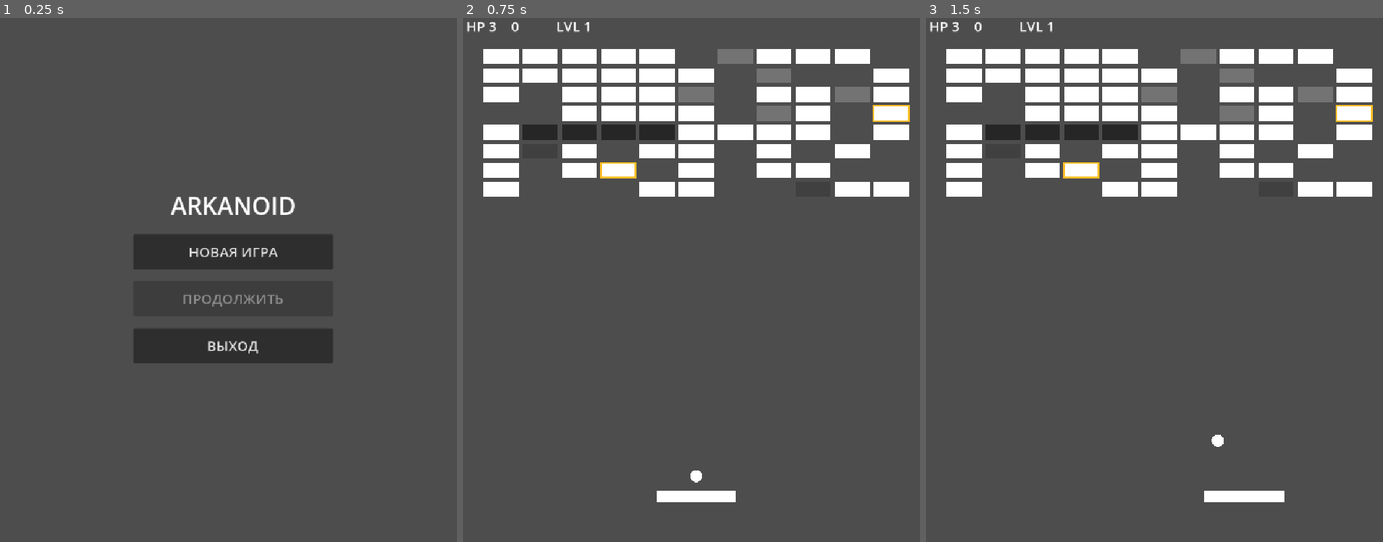
Above: before the commit, frames 1-3 (left to right).
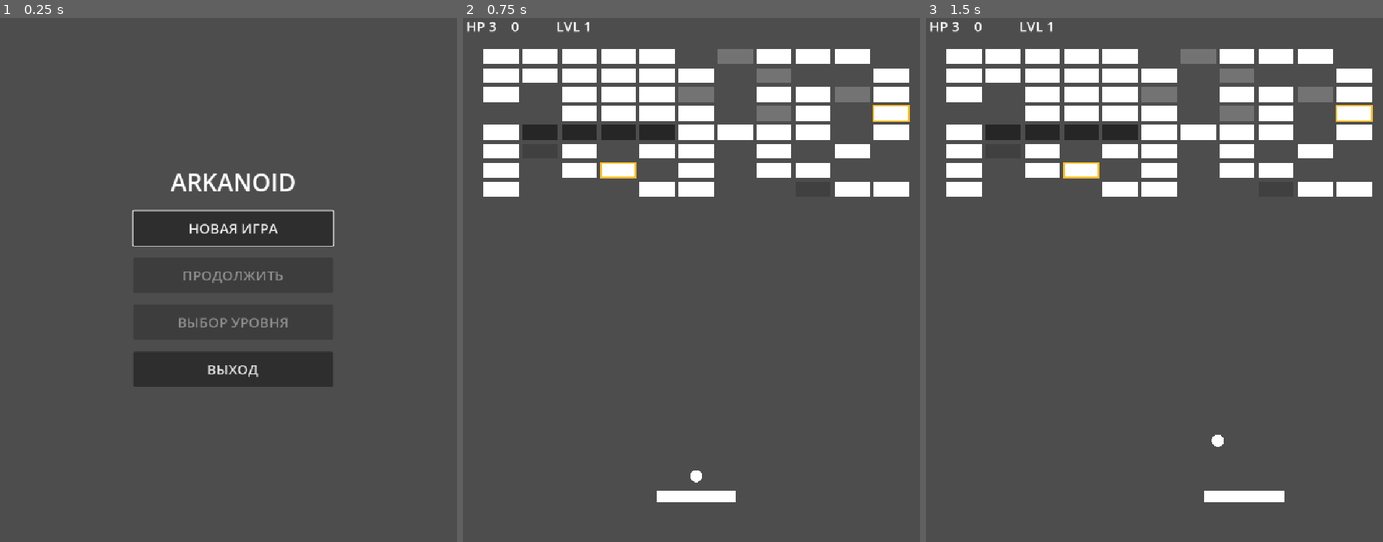
Above: after the commit, the same moments.

Repository: Ardarik421/arkanoid
Game: Godot game, scene res://scenes/main_menu.tscn
The game is run twice, just before and just after one commit, with the same random seed, the same clock (stepped at 60 frames per second) and the same inputs.
Inputs (mouse positions are in pixels of both pictures, inside the frame that each line leads up to):
- Up to frame 1 (0.25 s): no input
- Up to frame 2 (0.75 s): click "НОВАЯ ИГРА" at 0.5 s
- Up to frame 3 (1.5 s): tap Enter at 1.25 s; move the mouse to (1264, 248) at 1.27 s; hold D (move_right) from 1.28 s (still down); tap Space (launch_ball) at 1.35 s

The runs differ from the first frame. In frame 1, 7.0% of the frame differs, in the area x 28-74%, y 29-71%; in frame 2, nothing differs; in frame 3, nothing differs.
Error before the commit: Invalid assignment of property or key 'disabled' with value of type 'bool' on a base object of type 'null instance'. (res://scenes/main_menu.gd:8)

Commit message:
Добавить кнопку выбора уровня

Diff:
--- a/scenes/main_menu.tscn
+++ b/scenes/main_menu.tscn
@@ -14,9 +14,9 @@
 [node name="Menu" type="VBoxContainer" parent="."]
 layout_mode = 0
 offset_left = 280.0
-offset_top = 320.0
+offset_top = 260.0
 offset_right = 680.0
-offset_bottom = 760.0
+offset_bottom = 820.0
 theme_override_constants/separation = 24
 alignment = 1
 
@@ -38,6 +38,12 @@
 theme_override_font_sizes/font_size = 28
 text = "ПРОДОЛЖИТЬ"
 
+[node name="LevelSelectButton" type="Button" parent="Menu"]
+layout_mode = 2
+custom_minimum_size = Vector2(0, 70)
+theme_override_font_sizes/font_size = 28
+text = "ВЫБОР УРОВНЯ"
+
 [node name="ExitButton" type="Button" parent="Menu"]
 layout_mode = 2
 custom_minimum_size = Vector2(0, 70)
@@ -46,4 +52,5 @@
 
 [connection signal="pressed" from="Menu/NewGameButton" to="." method="_on_new_game_pressed"]
 [connection signal="pressed" from="Menu/ContinueButton" to="." method="_on_continue_pressed"]
+[connection signal="pressed" from="Menu/LevelSelectButton" to="." method="_on_level_select_pressed"]
 [connection signal="pressed" from="Menu/ExitButton" to="." method="_on_exit_pressed"]
